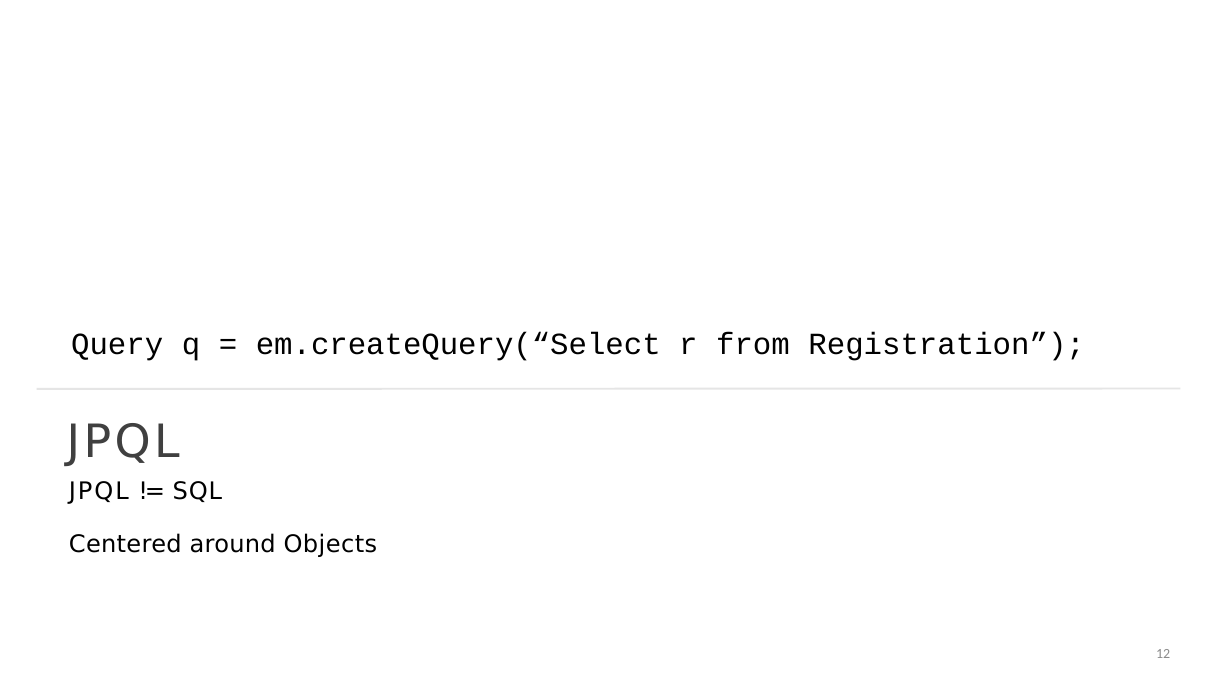
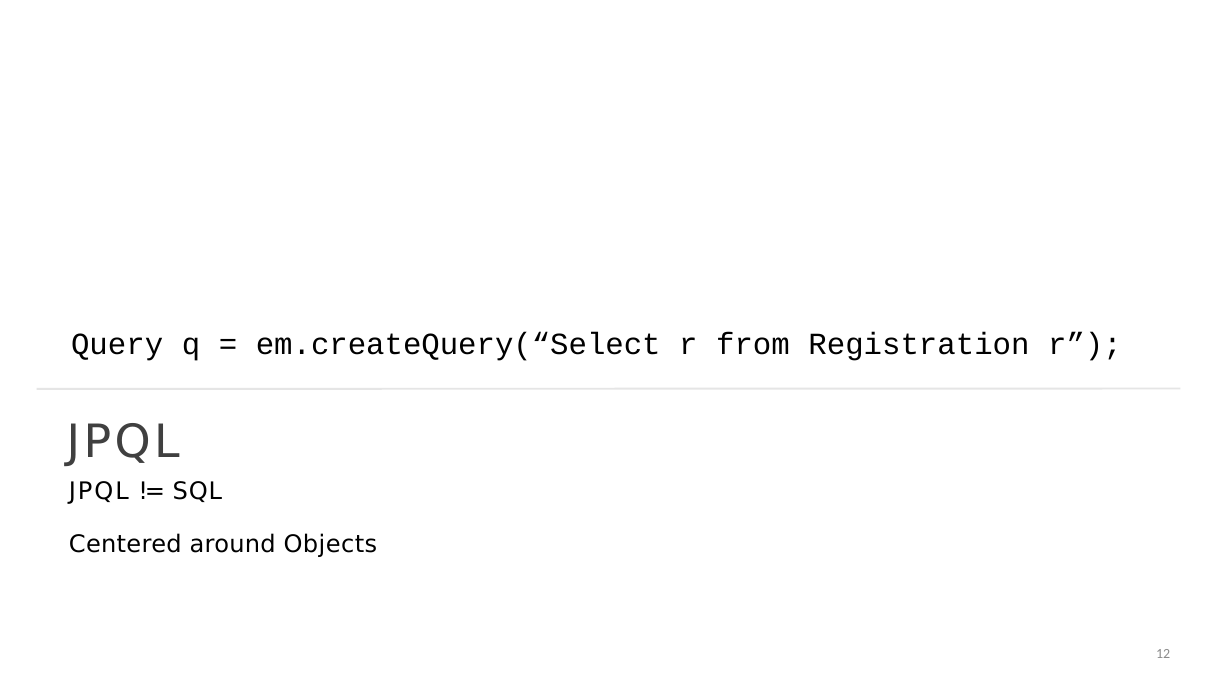
Before and after one commit to StevenJoseph19/Coforge-FSD-June-2023, a slide deck: slide 12 of 2. Spring 5.0/Day 12/Slides/8. JPA Annotations and How to Use Them/jpa-annotations-and-how-to-use-them-slides.pptx. Drawn at 1232x693 pixels with LibreOffice and Linux fonts; fonts in the diff are those of the drawing. Boxes give left, top, right and bottom in pixels: in the first picture for what was removed or moved away, otherwise in the second. Text is boxed around its words. In the diff, an @@ line names an element or a change of style, - is before the commit and + after.

```diff
--- a/2. Spring 5.0/Day 12/Slides/8. JPA Annotations and How to Use Them/jpa-annotations-and-how-to-use-them-slides.pptx
+++ b/2. Spring 5.0/Day 12/Slides/8. JPA Annotations and How to Use Them/jpa-annotations-and-how-to-use-them-slides.pptx
@@ title at [71,332,1122,361]: text changed @@
-Query q = em.createQuery(“Select r from Registration”);
+Query q = em.createQuery(“Select r from Registration r”);
```
Also in this commit, not shown: 3 other files.
